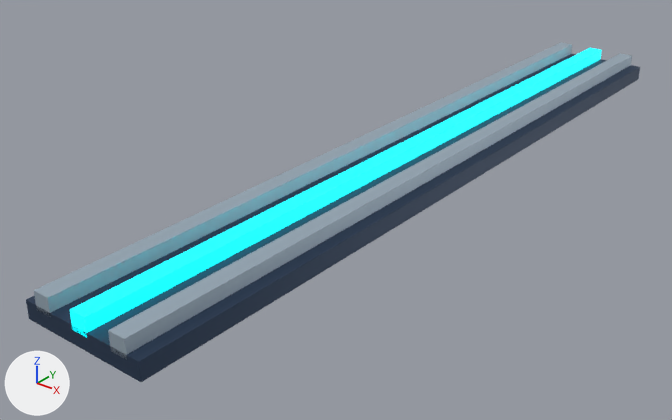
Two versions of the Blender file art/cable.blend, one commit apart.
Rendered twice from a 50 mm lens placed at (2.31, -3.52, 1.79), pointed at (-0.23, -0.34, -0.18). The lights are fixed; the arrows at lower left show +X, +Y and +Z. The older version comes first.

Names of what the first picture shows: 'Cable', 'Cable tray', 'Cable.001', 'Cable.002'.
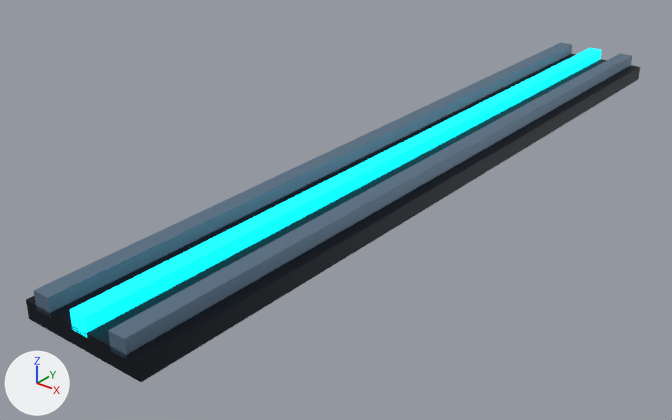
Boxes [x1, y1, x2, y2] around the edits, measured in the pictures (672 x 420 px):
'Cable tray', recoloured: [26, 54, 640, 382] in both
'Cable.002', recoloured: [108, 53, 632, 360] in both
'Cable', recoloured: [34, 42, 572, 316] in both

Patch to the scene script:
```diff
--- a/art/cable.blend.py
+++ b/art/cable.blend.py
@@ mat_dark @@
 mat_dark = principled_material('dark')
-mat_dark.base_color = (0.0314, 0.0588, 0.114)  # dark blue #32455f
+mat_dark.base_color = (0.00243, 0.00478, 0.0123)  # black #080f1d
 mat_dark.metallic = 0.55
@@ mat_edge @@
 mat_edge = principled_material('edge')
-mat_edge.base_color = (0.412, 0.51, 0.596)  # light grey #acbdcb
+mat_edge.base_color = (0.141, 0.223, 0.314)  # blue #698298
 mat_edge.metallic = 0.55
```
